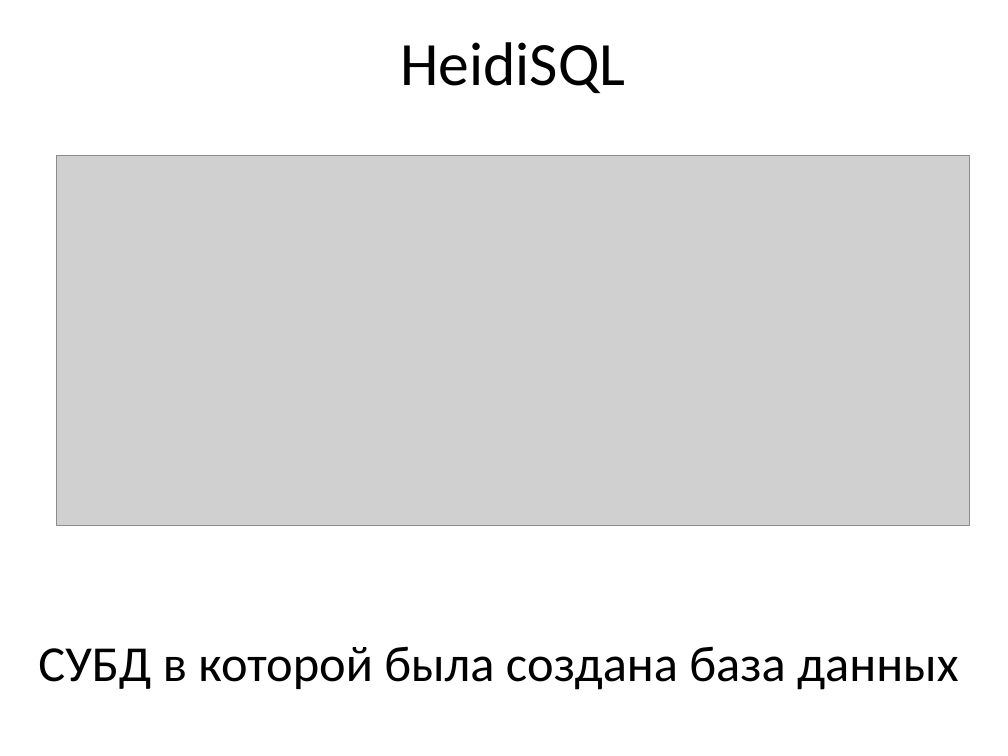
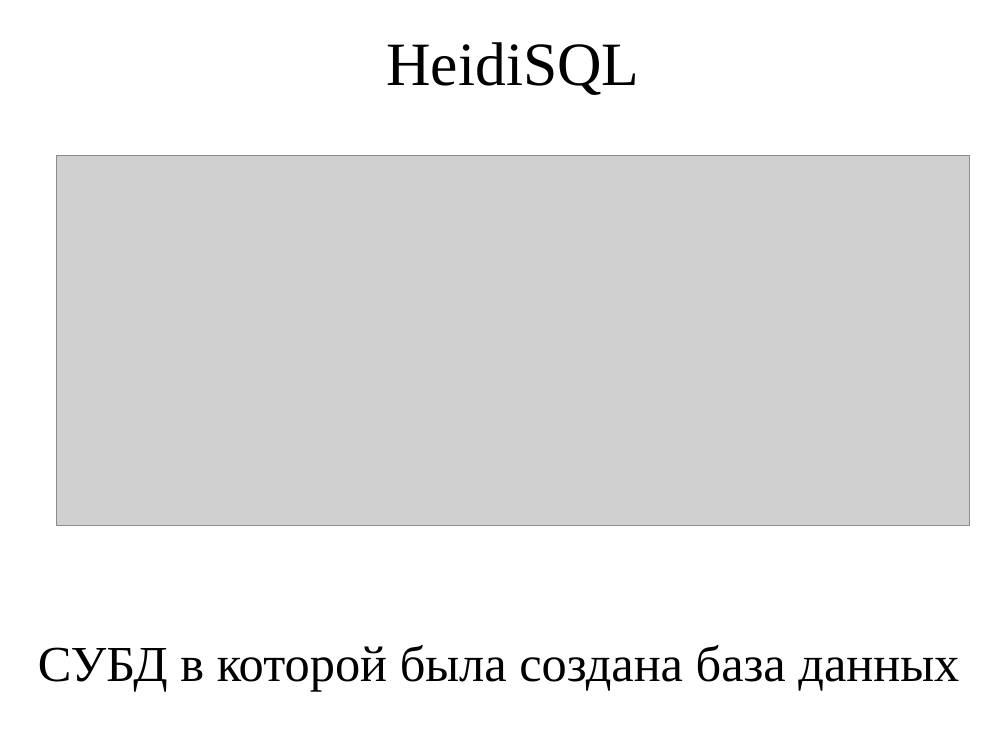
Before and after one commit to HIKAMURACHI/DataBase, a slide deck: slide 5 of PROT_PRA.ppt. Drawn at 1008x756 pixels with LibreOffice and Linux fonts; fonts in the diff are those of the drawing; grey boxes stand for pictures. Boxes give left, top, right and bottom in pixels: in the first picture for what was removed or moved away, otherwise in the second. Text is boxed around its words. In the diff, an @@ line names an element or a change of style, - is before the commit and + after.

```diff
--- a/PROT_PRA.ppt
+++ b/PROT_PRA.ppt
@@ text "HeidiSQL" at bbox=[386, 42, 639, 95]: font Calibri to Times New Roman @@
@@ text "СУБД в которой была создана ..." at bbox=[38, 645, 959, 691]: font Calibri to Times New Roman @@
```
Also in this commit, not shown: 12 other slides changed.
